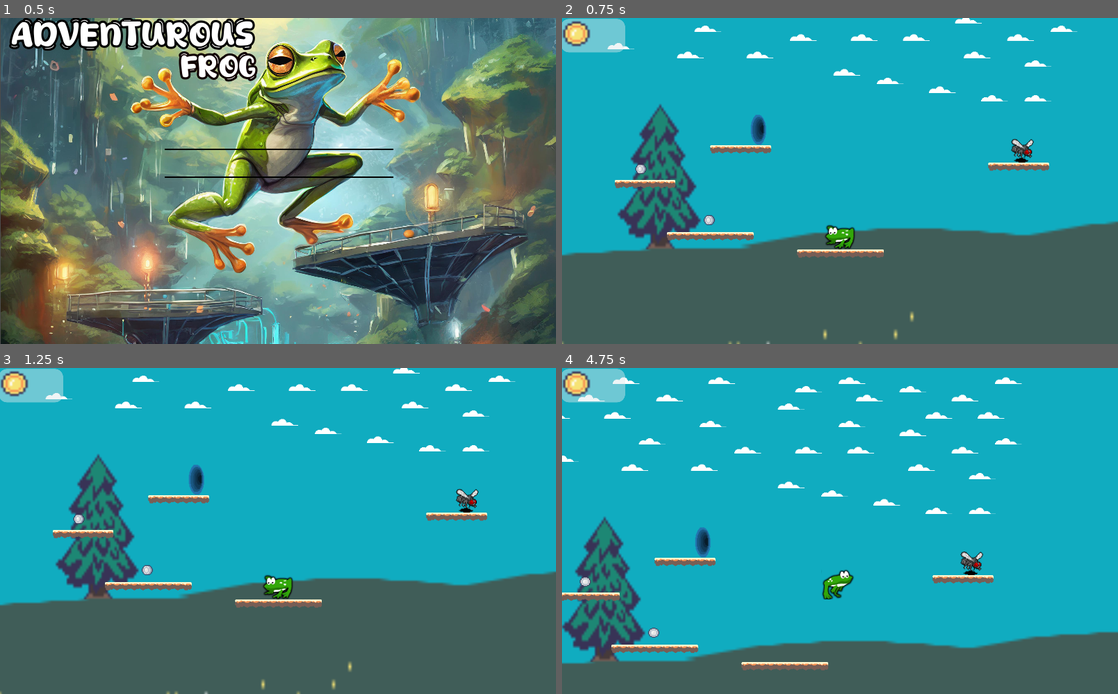
Above: before the commit, frames 1-4 (two rows, left to right).
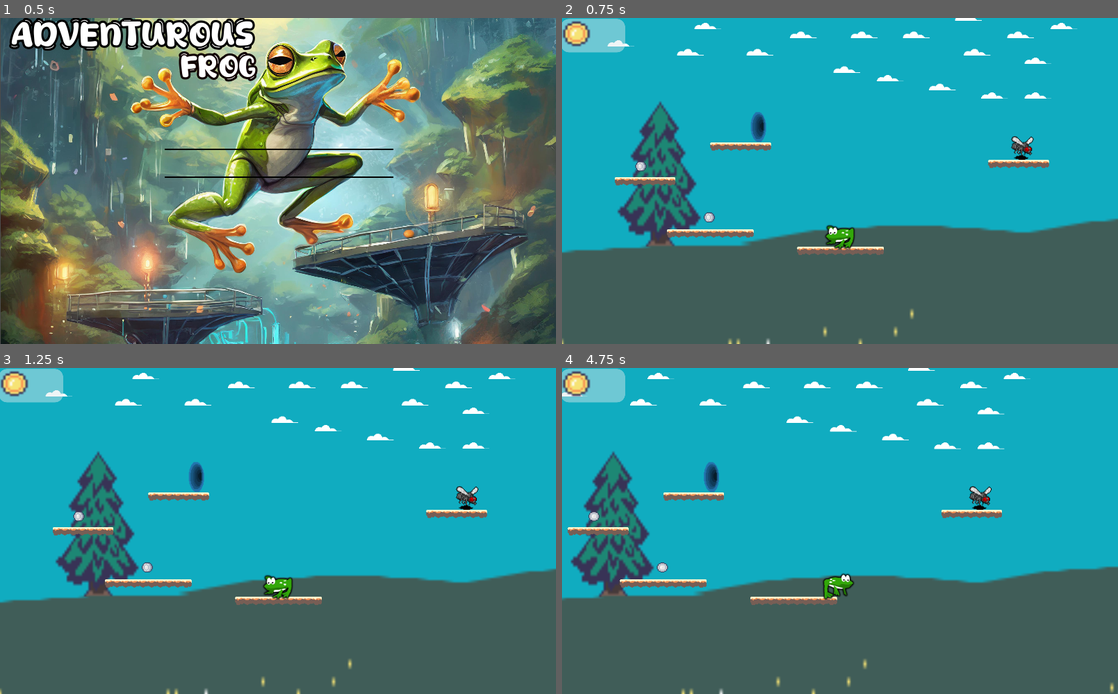
Above: after the commit, the same moments.

Repository: gabymuise/AdventurousFrog
Game: Godot game, scene res://Main/Menu.tscn
The game is run twice, just before and just after one commit, with the same random seed, the same clock (stepped at 60 frames per second) and the same inputs. Before the commit the project starts from res://Menu.tscn.
Inputs:
- Up to frame 1 (0.5 s): no input
- Up to frame 2 (0.75 s): click "PLAY" at 0.5 s
- Up to frame 3 (1.25 s): no input
- Up to frame 4 (4.75 s): hold Space (jump) 1.28-2.03 s; hold D (ui_right) 1.28-2.78 s; tap Space (jump) at 2.1, 2.27, 2.57, 3.6, 3.77, 4.07 s; hold A (ui_left) 2.78-3.53 s; hold Space (jump) 2.78-3.53 s; hold D (ui_right) from 3.53 s (still down); hold Space (jump) from 4.28 s (still down)

Frame 1 is identical in both runs. In frame 2, 6.2% of the frame differs, in the area x 0-100%, y 0-100%; in frame 3, 6.2%; in frame 4, 29%.

Commit message:
Encapsule a nivel de metodos

Diff:
--- a/Enemy/Enemy.gd
+++ b/Enemy/Enemy.gd
@@ -6,25 +6,31 @@
 var moving_left = true
 
 func _process(delta):
+	apply_gravity()
 	move_character()
-	turn()
+	handle_turn()
+
+func apply_gravity():
+	velocity.y += gravity
 
 func move_character():
-
-	velocity.y +=gravity
-
-	if(moving_left):
+	if moving_left:
 		velocity.x = -speed
-		velocity = move_and_slide(velocity,Vector2.UP)
 	else:
 		velocity.x = speed
-		velocity = move_and_slide(velocity,Vector2.UP)
+	velocity = move_and_slide(velocity, Vector2.UP)
 
 func _on_Area2D_body_entered(body):
 	if body.get_name() == "Player":
 		body._loseLife()
 
-func turn():
-	if not $RayCast2D.is_colliding():
-		moving_left = !moving_left
-		scale.x = -scale.x
+func handle_turn():
+	if not is_colliding_with_wall():
+		turn_character()
+
+func is_colliding_with_wall() -> bool:
+	return $RayCast2D.is_colliding()
+
+func turn_character():
+	moving_left = !moving_left
+	scale.x = -scale.x
--- a/Hud/UI.gd
+++ b/Hud/UI.gd
@@ -6,7 +6,6 @@
 
 	#var coinNode = get_tree().get_root().find_node("Coin2D",true,false)
 	#coinNode.connect("coinCollected",self,"handleCoinCollected")
-
 	$CoinsCollectedTxt.text = String (coins)
 
 func handleCoinCollected():
--- a/Menu.tscn
+++ b/Main/Menu.tscn
@@ -1,7 +1,7 @@
 [gd_scene load_steps=15 format=2]
 
-[ext_resource path="res://Menu.gd" type="Script" id=1]
-[ext_resource path="res://Rocky Roads/RANASALTARINA.jpg" type="Texture" id=2]
+[ext_resource path="res://Rocky Roads/RANASALTARINA.jpg" type="Texture" id=1]
+[ext_resource path="res://Main/Menu.gd" type="Script" id=2]
 
 [sub_resource type="DynamicFontData" id=1]
 font_path = "res://font/Asquire.otf"
@@ -52,7 +52,7 @@
 anchor_bottom = 1.0
 margin_left = 1.0
 margin_right = 1.0
-script = ExtResource( 1 )
+script = ExtResource( 2 )
 
 [node name="ColorRect" type="ColorRect" parent="."]
 margin_right = 1024.0
--- a/MenuPause.tscn
+++ b/Main/MenuPause.tscn
@@ -1,6 +1,6 @@
 [gd_scene load_steps=4 format=2]
 
-[ext_resource path="res://MenuPause.gd" type="Script" id=1]
+[ext_resource path="res://Main/MenuPause.gd" type="Script" id=1]
 
 [sub_resource type="DynamicFontData" id=10]
 font_path = "res://font/Asquire.otf"
--- a/Player/player.gd
+++ b/Player/player.gd
@@ -16,37 +16,54 @@
 	pass
 
 func _input(event):
-	calculate_jump(event)
+	handle_input(event)
 
 func _physics_process(delta):
+	update_physics(delta)
+	update_animation()
+
+func handle_input(event : InputEvent):
+	calculate_jump(event)
 	calculate_direction()
-	velocity.y += gravity * delta
-	velocity = move_and_slide(velocity, Vector2.UP)
 
+func update_physics(delta):
+	apply_gravity(delta)
+	move_character()
+
+func update_animation():
 	if is_on_floor():
 		if velocity.x == 0:
-			if not $AnimationPlayer.is_playing() or $AnimationPlayer.current_animation != "idle":
-				$AnimationPlayer.play("idle")
+			play_animation("idle")
 		else:
-			if not $AnimationPlayer.is_playing() or $AnimationPlayer.current_animation != "run":
-				$AnimationPlayer.play("run")
+			play_animation("run")
 	elif velocity.y < 0:
-		if not $AnimationPlayer.is_playing() or $AnimationPlayer.current_animation != "jump":
-			$AnimationPlayer.play("jump")
+		play_animation("jump")
 	elif velocity.y > 0:
-		if not $AnimationPlayer.is_playing() or $AnimationPlayer.current_animation != "fall":
-			$AnimationPlayer.play("fall")
+		play_animation("fall")
 
 func calculate_direction():
 	direction_horizontal = Input.get_axis("ui_left", "ui_right")
 	velocity.x = direction_horizontal * speed
-	if direction_horizontal != 0:
-		$Sprite.flip_h = direction_horizontal > 0
+	flip_h()
 
 func calculate_jump(event : InputEvent):
 	if event.is_action_pressed("jump") and is_on_floor():
 		velocity.y = strength_jump
-		$AnimationPlayer.play("jump")
+		play_animation("jump")
+
+func apply_gravity(delta):
+	velocity.y += gravity * delta
+
+func move_character():
+	velocity = move_and_slide(velocity, Vector2.UP)
+
+func play_animation(animation_name: String):
+	if not $AnimationPlayer.is_playing() or $AnimationPlayer.current_animation != animation_name:
+		$AnimationPlayer.play(animation_name)
+
+func flip_h():
+	if direction_horizontal != 0:
+		$Sprite.flip_h = direction_horizontal > 0
 
 func add_Coin():
 	var canvasLayer = get_tree().get_root().find_node("CanvasLayer", true, false)
--- a/Player/player.tscn
+++ b/Player/player.tscn
@@ -4,7 +4,7 @@
 [ext_resource path="res://Player/player.gd" type="Script" id=2]
 
 [sub_resource type="RectangleShape2D" id=1]
-extents = Vector2( 27.5, 22.5 )
+extents = Vector2( 25, 18 )
 
 [sub_resource type="Animation" id=2]
 length = 0.001
@@ -85,7 +85,7 @@
 "values": [ 0, 1, 0 ]
 }
 
-[node name="Player" type="KinematicBody2D"]
+[node name="Player" type="KinematicBody2D" groups=["Players"]]
 script = ExtResource( 2 )
 
 [node name="Sprite" type="Sprite" parent="."]
@@ -94,7 +94,7 @@
 vframes = 2
 
 [node name="CollisionShape2D" type="CollisionShape2D" parent="."]
-position = Vector2( 1.5, 9.5 )
+position = Vector2( 2, 9 )
 shape = SubResource( 1 )
 
 [node name="AnimationPlayer" type="AnimationPlayer" parent="."]
--- a/Worlds/Portal.gd
+++ b/Worlds/Portal.gd
@@ -3,9 +3,6 @@
 func _ready():
 	pass
 
-
-
-
 func _on_Area2D_body_entered(body):
-	if body.get_name() == "Player":
+	if body.is_in_group("Players"):
 		get_tree().change_scene("res://Worlds/World2.tscn"	)
--- a/Worlds/World1.tscn
+++ b/Worlds/World1.tscn
@@ -8,10 +8,10 @@
 [ext_resource path="res://Hud/CanvasLayer.tscn" type="PackedScene" id=6]
 [ext_resource path="res://Player/player.tscn" type="PackedScene" id=7]
 [ext_resource path="res://Collectors/coin_silver.tscn" type="PackedScene" id=8]
-[ext_resource path="res://ZoneFall.gd" type="Script" id=9]
+[ext_resource path="res://Worlds/ZoneFall.gd" type="Script" id=9]
 [ext_resource path="res://Rocky Roads/Deco/lava.png" type="Texture" id=10]
 [ext_resource path="res://Enemy/Enemy.tscn" type="PackedScene" id=11]
-[ext_resource path="res://MenuPause.tscn" type="PackedScene" id=12]
+[ext_resource path="res://Main/MenuPause.tscn" type="PackedScene" id=12]
 [ext_resource path="res://Worlds/Portal.tscn" type="PackedScene" id=13]
 
 [sub_resource type="ConvexPolygonShape2D" id=8]
--- a/Worlds/World2.tscn
+++ b/Worlds/World2.tscn
@@ -8,10 +8,10 @@
 [ext_resource path="res://Hud/CanvasLayer.tscn" type="PackedScene" id=6]
 [ext_resource path="res://Player/player.tscn" type="PackedScene" id=7]
 [ext_resource path="res://Collectors/coin_silver.tscn" type="PackedScene" id=8]
-[ext_resource path="res://ZoneFall.gd" type="Script" id=9]
+[ext_resource path="res://Worlds/ZoneFall.gd" type="Script" id=9]
 [ext_resource path="res://Rocky Roads/Deco/lava.png" type="Texture" id=10]
 [ext_resource path="res://Enemy/Enemy.tscn" type="PackedScene" id=11]
-[ext_resource path="res://MenuPause.tscn" type="PackedScene" id=12]
+[ext_resource path="res://Main/MenuPause.tscn" type="PackedScene" id=12]
 [ext_resource path="res://Worlds/Portal.tscn" type="PackedScene" id=13]
 
 [sub_resource type="ConvexPolygonShape2D" id=8]
--- a/project.godot
+++ b/project.godot
@@ -11,7 +11,7 @@
 [application]
 
 config/name="Adventurous Frog"
-run/main_scene="res://Menu.tscn"
+run/main_scene="res://Main/Menu.tscn"
 
 [display]
 
Renamed: Enemy/Wall_Jump.png -> Enemy/robot.png
Not shown, changed: Enemy/robot.png.import
Renamed: Menu.gd -> Main/Menu.gd
Not shown: 1 places in Main/Menu.tscn that only renumber resources
Renamed: MenuPause.gd -> Main/MenuPause.gd
Renamed: Plataformas/Layer1.png -> Worlds/Plataformas/Layer1.png
Not shown, changed: Worlds/Plataformas/Layer1.png.import
Renamed: Plataformas/Layer2.png -> Worlds/Plataformas/Layer2.png
Not shown, changed: Worlds/Plataformas/Layer2.png.import
Renamed: ZoneFall.gd -> Worlds/ZoneFall.gd
